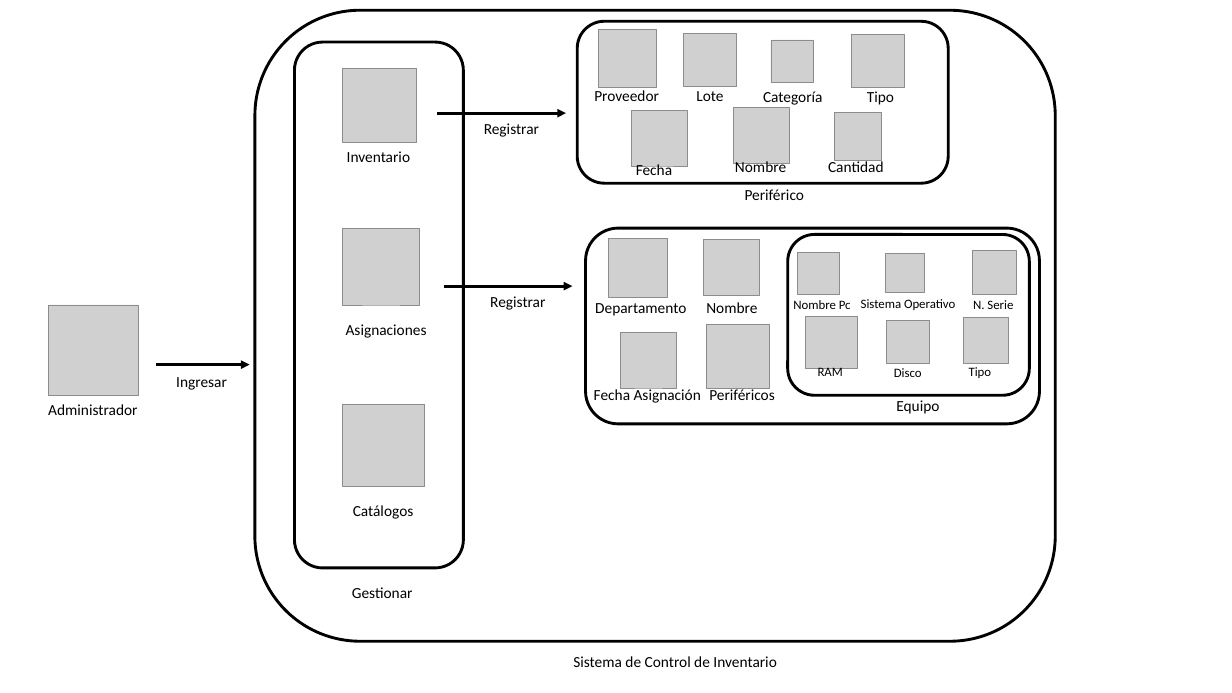
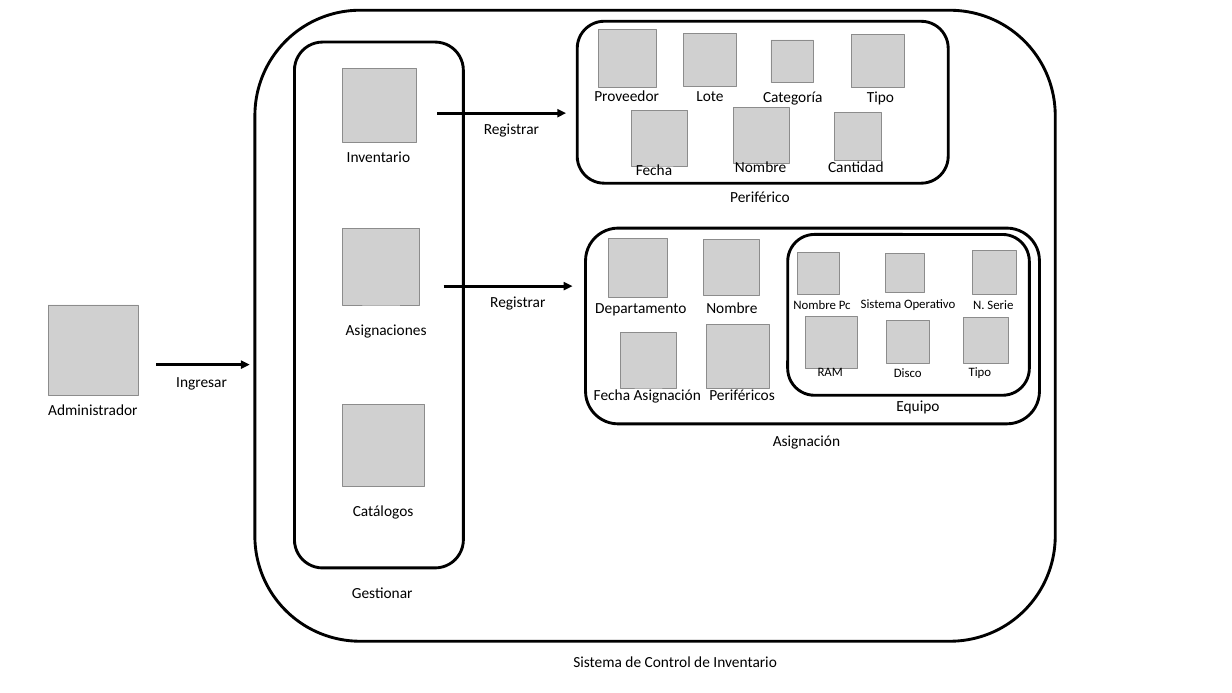
Before and after one commit to MigueDeep/Documentos-Estadias, a slide deck: slide 1 of Representación conceptual.pptx. Drawn at 1232x693 pixels with LibreOffice and Linux fonts; fonts in the diff are those of the drawing; grey boxes stand for pictures. Boxes give left, top, right and bottom in pixels: in the first picture for what was removed or moved away, otherwise in the second. Text is boxed around its words. In the diff, an @@ line names an element or a change of style, - is before the commit and + after.

```diff
--- a/Representación conceptual.pptx
+++ b/Representación conceptual.pptx
@@ text "Periférico": place and size @@
-text "Periférico" at [745,189,805,200]
+text "Periférico" at [730,191,790,202]
@@ text added at [773,435,840,449], 12 pt, text #000000 @@
+Asignación
```
Also in this commit, not shown: 1 other file.
